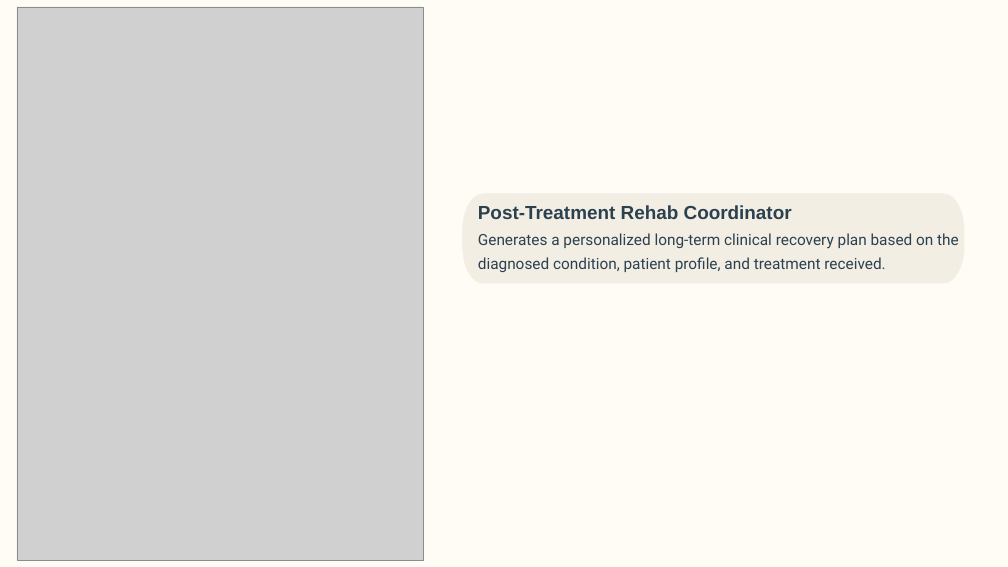
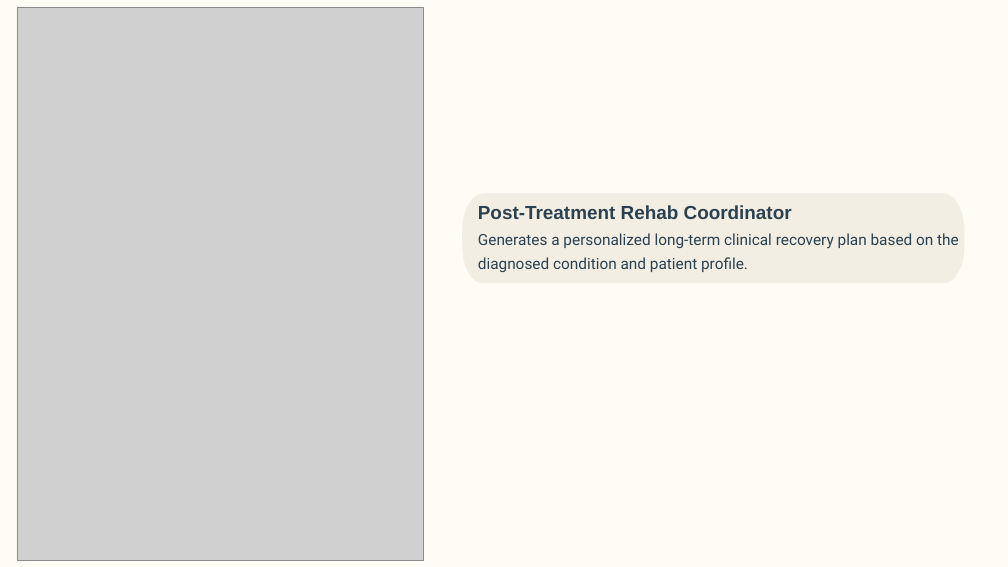
Before and after one commit to manduca-a/exCALIbur_PROJECT, a slide deck: slide 10 of res/exCALIbur-Filocamo-Manduca-Weldemihret-Crewai.pptx. Drawn at 1008x567 pixels with LibreOffice and Linux fonts; fonts in the diff are those of the drawing; grey boxes stand for pictures. Boxes give left, top, right and bottom in pixels: in the first picture for what was removed or moved away, otherwise in the second. Text is boxed around its words. In the diff, an @@ line names an element or a change of style, - is before the commit and + after.

Commit message:
Modified Presentation

```diff
--- a/res/exCALIbur-Filocamo-Manduca-Weldemihret-Crewai.pptx
+++ b/res/exCALIbur-Filocamo-Manduca-Weldemihret-Crewai.pptx
@@ text at (478,233,959,272): text changed @@
-Generates a personalized long-term clinical recovery plan based on the diagnosed condition, patient profile, and treatment received.
+Generates a personalized long-term clinical recovery plan based on the diagnosed condition and patient profile.
```
